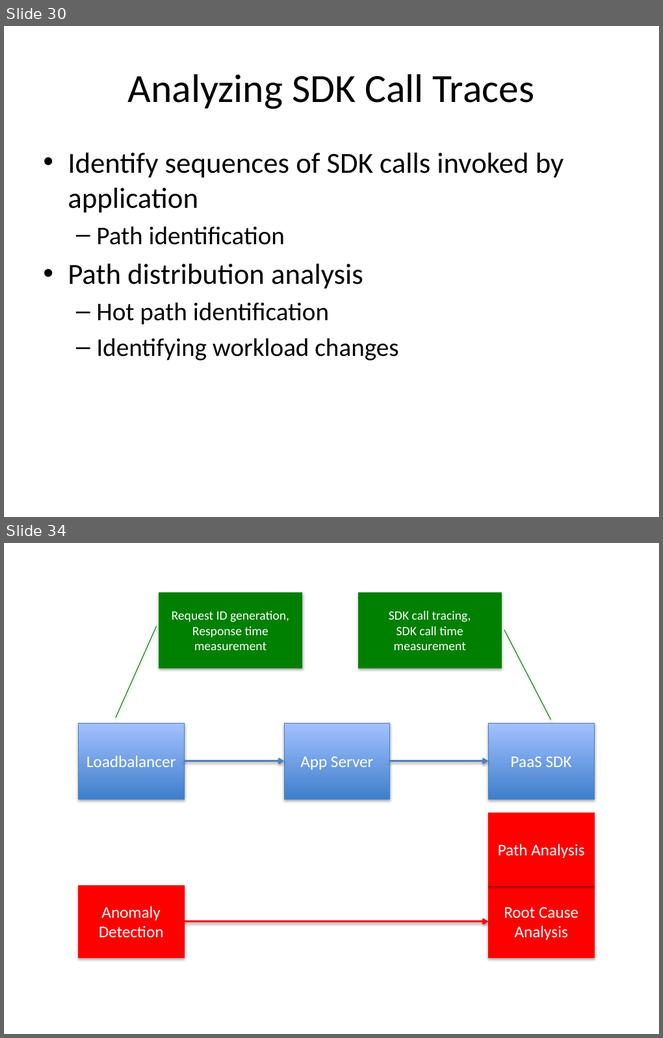
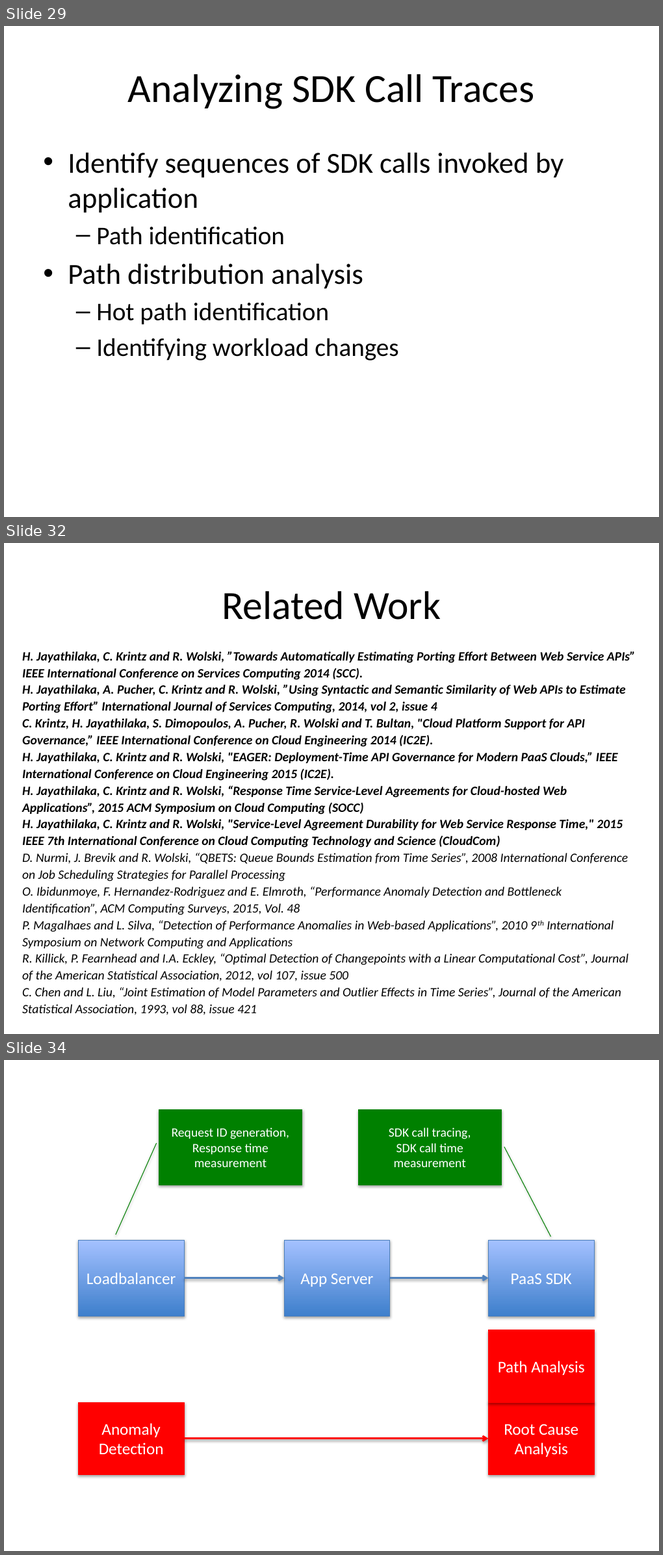
Before and after one commit to Dithn/eager-appscale, a slide deck: Eager/elk-experiment/appserver/system_design.pptx. Shown one above the other, each under a label of ours: slides 30 and 34 before the commit, slides 29, 32 and 34 after it; the slides between them are not shown. The pictures are 663x1038 and 663x1555 pixels, drawn with LibreOffice and Linux fonts; fonts in the diff are those of the drawing. Boxes give left, top, right and bottom in pixels: in the first picture for what was removed or moved away, otherwise in the second. Text is boxed around its words. In the diff, an @@ line names an element or a change of style, - is before the commit and + after.

```diff
--- a/Eager/elk-experiment/appserver/system_design.pptx
+++ b/Eager/elk-experiment/appserver/system_design.pptx
@@ slide 32 added at (4, 543, 659, 1034), background #FFFFFF @@
@@ title added at (222, 591, 441, 620), 44 pt, text #000000 @@
+Related Work
@@ text added at (22, 652, 636, 1016), 14 pt, text #000000, bold, italic @@
+H. Jayathilaka, C. Krintz and R. Wolski, ”Towards Automatically Estimating Porting Effort Between Web Service APIs” IEEE International Conference on Services Computing 2014 (SCC).
+H. Jayathilaka, A. Pucher, C. Krintz and R. Wolski, ”Using Syntactic and Semantic Similarity of Web APIs to Estimate Porting Effort” International Journal of Services Computing, 2014, vol 2, issue 4
+C. Krintz, H. Jayathilaka, S. Dimopoulos, A. Pucher, R. Wolski and T. Bultan, "Cloud Platform Support for API Governance,” IEEE International Conference on Cloud Engineering 2014 (IC2E).
+H. Jayathilaka, C. Krintz and R. Wolski, "EAGER: Deployment-Time API Governance for Modern PaaS Clouds,” IEEE International Conference on Cloud Engineering 2015 (IC2E).
+H. Jayathilaka, C. Krintz and R. Wolski, “Response Time Service-Level Agreements for Cloud-hosted Web Applications”, 2015 ACM Symposium on Cloud Computing (SOCC)
+H. Jayathilaka, C. Krintz and R. Wolski, "Service-Level Agreement Durability for Web Service Response Time," 2015 IEEE 7th International Conference on Cloud Computing Technology and Science (CloudCom)
+D. Nurmi, J. Brevik and R. Wolski, “QBETS: Queue Bounds Estimation from Time Series”, 2008 International Conference on Job Scheduling Strategies for Parallel Processing
+O. Ibidunmoye, F. Hernandez-Rodriguez and E. Elmroth, “Performance Anomaly Detection and Bottleneck Identification”, ACM Computing Surveys, 2015, Vol. 48
+P. Magalhaes and L. Silva, “Detection of Performance Anomalies in Web-based Applications”, 2010 9th International Symposium on Network Computing and Applications
+R. Killick, P. Fearnhead and I.A. Eckley, “Optimal Detection of Changepoints with a Linear Computational Cost”, Journal of the American Statistical Association, 2012, vol 107, issue 500
+C. Chen and L. Liu, “Joint Estimation of Model Parameters and Outlier Effects in Time Series”, Journal of the American Statistical Association, 1993, vol 88, issue 421
@@ what was slide 30 is now slide 29 @@
```
Also in this commit, not shown: 8 slides changed, 2 other slides added, 3 slides removed.
